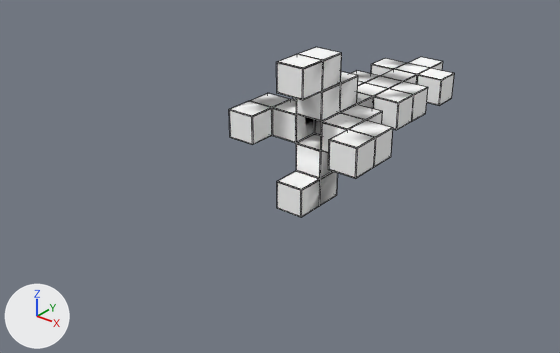
Renders of the FBX model Assets/ArtResource/Mother_Ship/Mother_Ship.FBX from each side of a commit.
Both versions are drawn from a camera (50 mm lens) standing at (1367.0, -2104.0, 958.0) and looking at (-132.0, -231.0, -203.0). The axes (+X, +Y, +Z) are drawn at lower left. The lights are the same throughout. Mesh edges are drawn as thin lines. Vertices at the same position are counted once.

Script lines for the objects in view, before the commit:
```python
me_mesh = bpy.data.meshes.new('Mesh')
me_mesh.from_pydata(...)  # 122 vertices, 147 faces; spans x -250.0..250.0, y -350.0..550.0, z -250.0..250.0
me_mesh.materials.append(mat_01___default)  # picture img_tex_mother_ship_d_tga
ob_mother_ship = bpy.data.objects.new('Mother_Ship', me_mesh)
ob_mother_ship.location = (0.0, 0.0, 0.0)
```
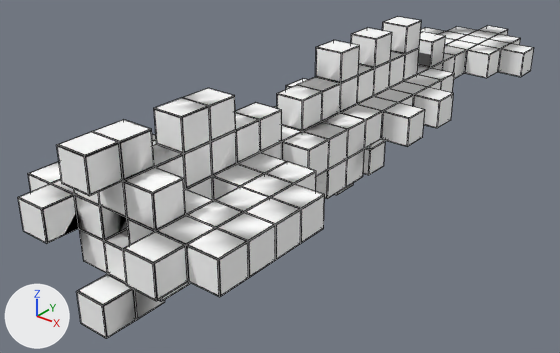
Commit message: update the mother_ship add the fighter

Patch to the scene script:
```diff
--- a/Assets/ArtResource/Mother_Ship/Mother_Ship.FBX.py
+++ b/Assets/ArtResource/Mother_Ship/Mother_Ship.FBX.py
@@ me_mesh @@
 # used by ob_mother_ship; location = (0.0, 0.0, 0.0)
-me_mesh.from_pydata(...)  # 122 vertices, 147 faces; spans x -250.0..250.0, y -350.0..550.0, z -250.0..250.0
+me_mesh.from_pydata(...)  # 454 vertices, 598 faces; spans x -350.0..350.0, y -1150.0..1150.0, z -250.0..250.0
+# me_mesh part 1: a new loose piece, a box spanning x -150.0..-50.0, y -1050.0..-950.0, z 50.0..150.0, in mat_01___default (picture img_tex_mother_ship_d_tga)
+# me_mesh part 2: a new loose piece of 20 vertices spanning x 150.0..350.0, y -1050.0..-750.0, z -50.0..50.0, in mat_01___default (picture img_tex_mother_ship_d_tga)
+# me_mesh part 3: a new loose piece of 20 vertices spanning x 150.0..350.0, y -850.0..-550.0, z -50.0..50.0, in mat_01___default (picture img_tex_mother_ship_d_tga)
+# me_mesh part 4: 18 vertices moved from x -250.0..250.0, y -350.0..450.0, z -250.0..50.0 to x -150.0..150.0, y -450.0..550.0, z -150.0..150.0; 12 vertices removed from x -250.0..250.0, y -350.0..350.0, z -250.0..250.0; 296 vertices added at x -350.0..250.0, y -1150.0..1150.0, z -250.0..250.0
 me_mesh.materials.append(mat_01___default)
```

Pixel boxes (x1, y1, x2, y2) of what changed, in the pictures (560 x 353 px):
'Mother_Ship', reshaped (128% wider, 89% taller): before (229, 47, 455, 217); after (18, 16, 534, 339)
part 1 of me_mesh, added: after (74, 189, 100, 206)
part 2 of me_mesh, added: after (186, 186, 276, 297)
part 3 of me_mesh, added: after (241, 161, 325, 260)
part 4 of me_mesh, built on: before (229, 47, 443, 217); after (18, 16, 534, 339)
